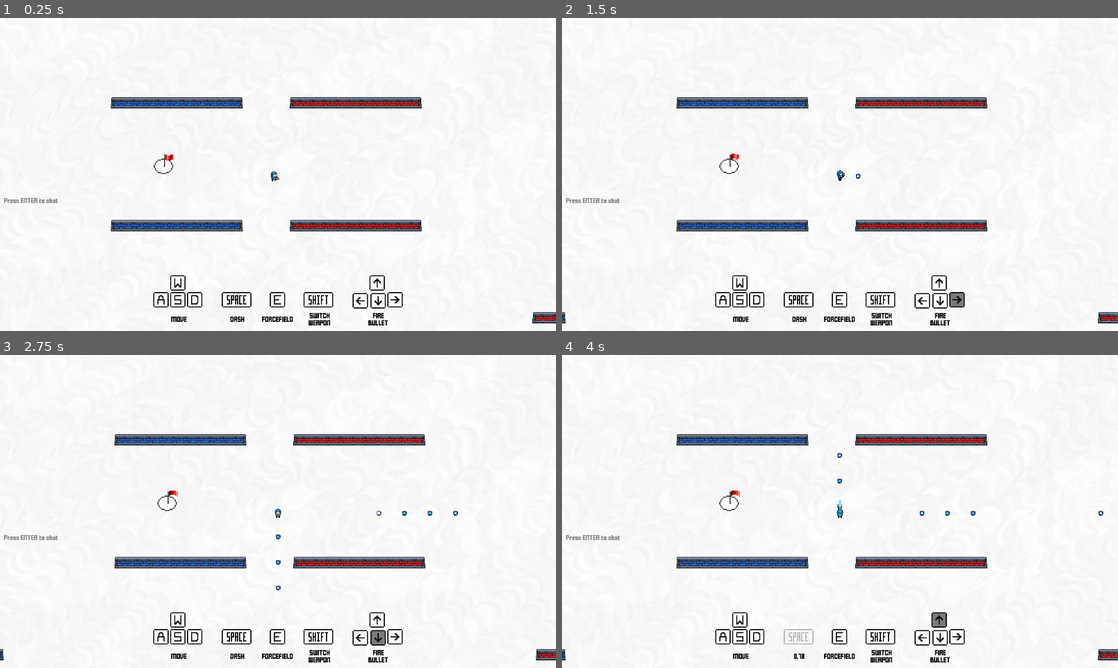
Above: before the commit, frames 1-4 (two rows, left to right).
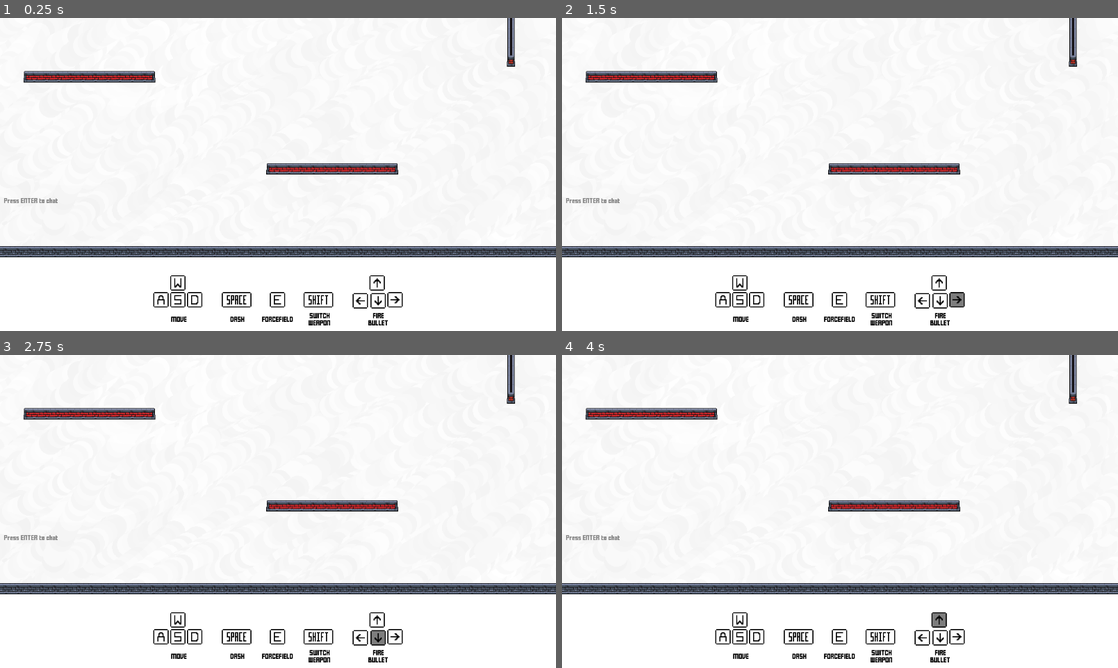
Above: after the commit, the same moments.

Repository: MarshallJDem/SuperCTF
Game: Godot game, scene res://GameContent/Main.tscn
Two runs of this game, one before a commit and one after it. Both use one fixed random seed, a clock stepped at 60 frames per second and the inputs below. This scene is started directly instead of the project's main scene. Sound files missing from this copy of the repository are replaced by a short silence.
Inputs (mouse positions are in pixels of both pictures, inside the frame that each line leads up to):
- Up to frame 1 (0.25 s): no input
- Up to frame 2 (1.5 s): click (639, 202) at 0.52 s; type "12" at 0.6 s; tap Enter at 1.25, 1.35 s; move the mouse to (962, 158) at 1.27 s; hold Right from 1.28 s (still down); click (962, 158) at 1.42 s
- Up to frame 3 (2.75 s): tap Space at 1.52, 2.27 s; move the mouse to (166, 527) at 2.02 s; release Right at 2.03 s; hold Down from 2.03 s (still down); tap 2 at 2.1 s
- Up to frame 4 (4 s): move the mouse to (895, 442) at 2.77 s; release Down at 2.78 s; hold Right 2.78-3.53 s; tap 3 at 2.85 s; move the mouse to (812, 574) at 3.52 s; hold Up from 3.53 s (still down); tap H at 3.6 s; click (812, 574) at 3.67 s; tap Space at 3.77 s

The runs differ from the first frame. In frame 1, 9.2% of the frame differs, in the area x 0-100%, y 0-98%; in frame 2, 9.2%; in frame 3, 9.3%; in frame 4, 9.5%.
Error after the commit: Invalid operands 'String' and 'Nil' in operator '+'. (res://GameContent/NetworkController.gd:135)

Commit message:
Tweaks to a few settings

Diff:
--- a/GameContent/NetworkController.gd
+++ b/GameContent/NetworkController.gd
@@ -2,7 +2,7 @@
 
 var		PORT		= 42402
 const	MAX_PLAYERS	= 10
-const	SCORE_LIMIT	= 1;
+const	SCORE_LIMIT	= 2;
 var		players		= {};
 var		player_name;
 var		scores		= [];
@@ -84,8 +84,9 @@
 	reset_game();
 	player_name = 'Server';
 	server = WebSocketServer.new();
-	server.private_key = load("res://HTTPS_Keys/linux_privkey.key");
-	server.ssl_certificate = load("res://HTTPS_Keys/linux_cert.crt");
+	if Globals.useSecure:
+		server.private_key = load("res://HTTPS_Keys/linux_privkey.key");
+		server.ssl_certificate = load("res://HTTPS_Keys/linux_cert.crt");
 	server.listen(PORT, PoolStringArray(), true);
 	get_tree().set_network_peer(server);
 	print("Making Game Server Available");
@@ -120,7 +121,9 @@
 			var json = JSON.parse(body.get_string_from_utf8());
 			# Have to parse again because players is stored as a JSON string
 			Globals.allowedPlayers = JSON.parse(json.result.matchData.players).result;
+			print("asdf");
 			print(Globals.allowedPlayers);
+			print("fdsa");
 
 # Joins a server
 func join_server():
@@ -128,7 +131,10 @@
 	player_name = 'Client';
 	client = WebSocketClient.new();
 	#client.trusted_ssl_certificate = load("res://HTTPSKeys/linux_fullchain.crt");
-	var url = "wss://" + Globals.serverIP;
+
+	var url = "ws://" + Globals.serverIP;
+	if Globals.useSecure:
+		url = "wss://" + Globals.serverIP;
 	var error = client.connect_to_url(url, PoolStringArray(), true);
 	get_tree().set_network_peer(client);
 
--- a/Globals.gd
+++ b/Globals.gd
@@ -8,6 +8,7 @@
 var allowedPlayers = [];
 var matchID;
 var allowCommands = true;
+var useSecure = true;
 
 #User data
 var userToken;
@@ -30,11 +31,11 @@
 # ----- Constants -----
 
 # The amount of delay to lerp over for lag interpolation for players and various other things
-var player_lerp_time = 100; # In millis
+var player_lerp_time = 50; # In millis
 # Whether or not lasers should destroy bullets
 var lasers_destroy_bullets = true;
 # Whether to run in testing mode (for development uses)
-var testing = true;
+var testing = false;
 var forcefield_cooldown = 3;
 var lag_comp_headstart_dist = 15;
 
--- a/project.godot
+++ b/project.godot
@@ -23,6 +23,10 @@
 
 Globals="*res://Globals.gd"
 
+[debug]
+
+settings/stdout/verbose_stdout=true
+
 [display]
 
 window/size/width=1088
Not shown, changed: .DS_Store
Not shown, changed: HTML5_Export/CTF.pck
Not shown, changed: Linux_Export/ctf.pck
